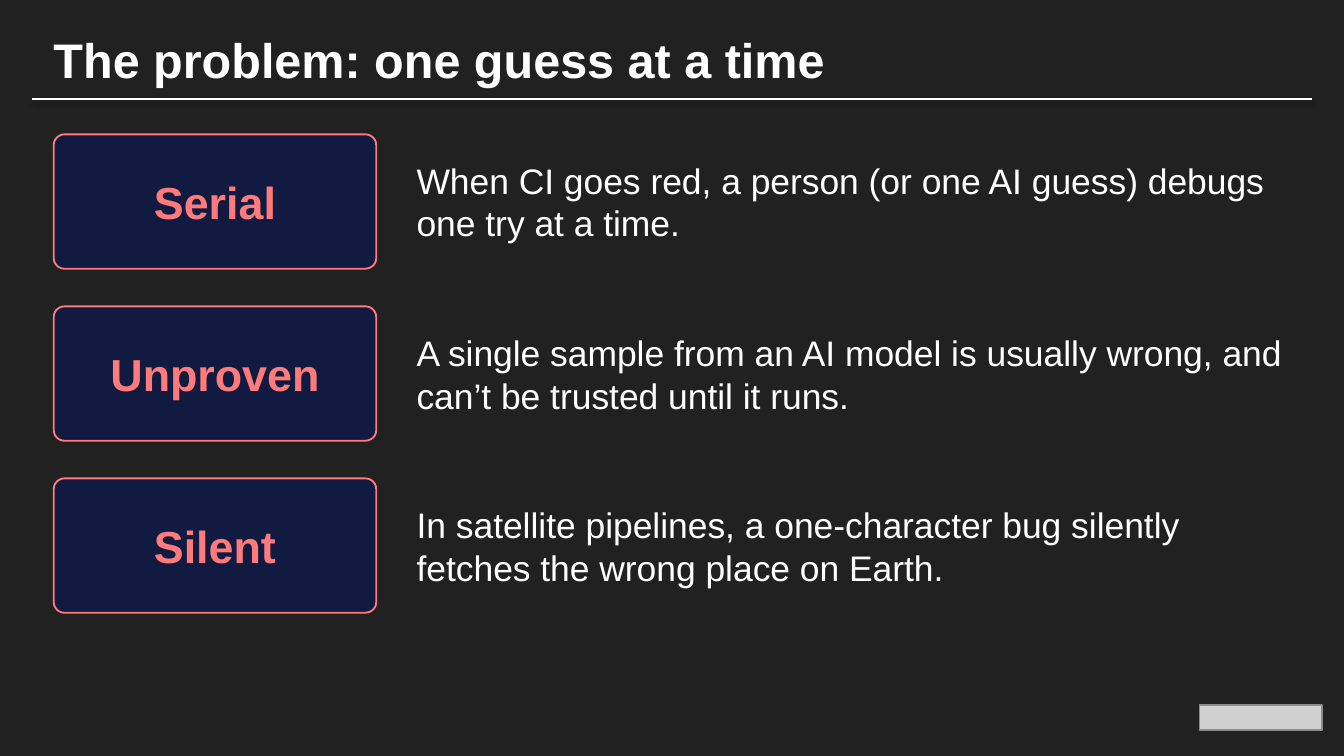
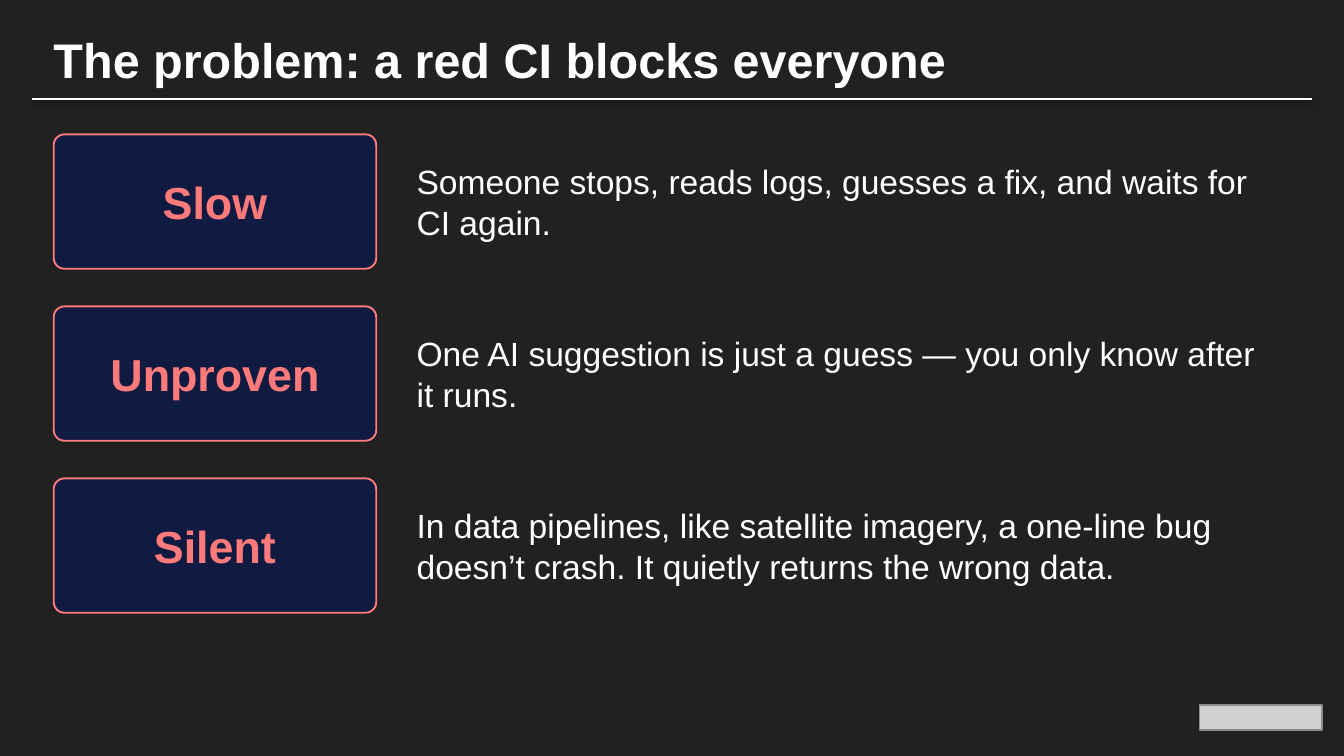
Before and after one commit to 0xtkey256/everett, a slide deck: slide 3 of deck/Everett.pptx. Drawn at 1344x756 pixels with LibreOffice and Linux fonts; fonts in the diff are those of the drawing; grey boxes stand for pictures; background and template pictures are left out. Boxes give left, top, right and bottom in pixels: in the first picture for what was removed or moved away, otherwise in the second. Text is boxed around its words. In the diff, an @@ line names an element or a change of style, - is before the commit and + after.

```diff
--- a/deck/Everett.pptx
+++ b/deck/Everett.pptx
@@ text at (53,43,946,88): text changed @@
-The problem: one guess at a time
+The problem: a red CI blocks everyone
@@ text at (417,169,1247,241): text changed; size 19 to 18 pt @@
-When CI goes red, a person (or one AI guess) debugs one try at a time.
+Someone stops, reads logs, guesses a fix, and waits for CI again.
@@ text in rounded rectangle at (163,186,267,220): text changed @@
-Serial
+Slow
@@ text at (417,341,1254,408): text changed; size 19 to 18 pt @@
-A single sample from an AI model is usually wrong, and can’t be trusted until it runs.
+One AI suggestion is just a guess — you only know after it runs.
@@ text at (417,513,1211,585): text changed; size 19 to 18 pt @@
-In satellite pipelines, a one-character bug silently fetches the wrong place on Earth.
+In data pipelines, like satellite imagery, a one-line bug doesn’t crash. It quietly returns the wrong data.
```
Also in this commit, not shown: 5 other slides changed, 1 slide added, 1 slide removed, 2 other files.
